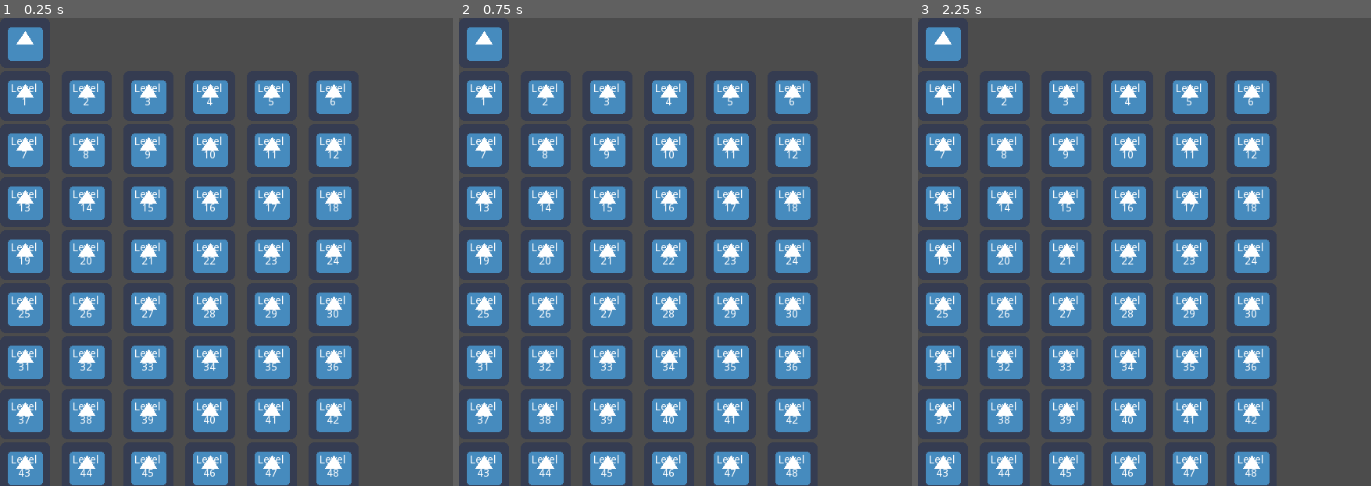
Above: before the commit, frames 1-3 (left to right).
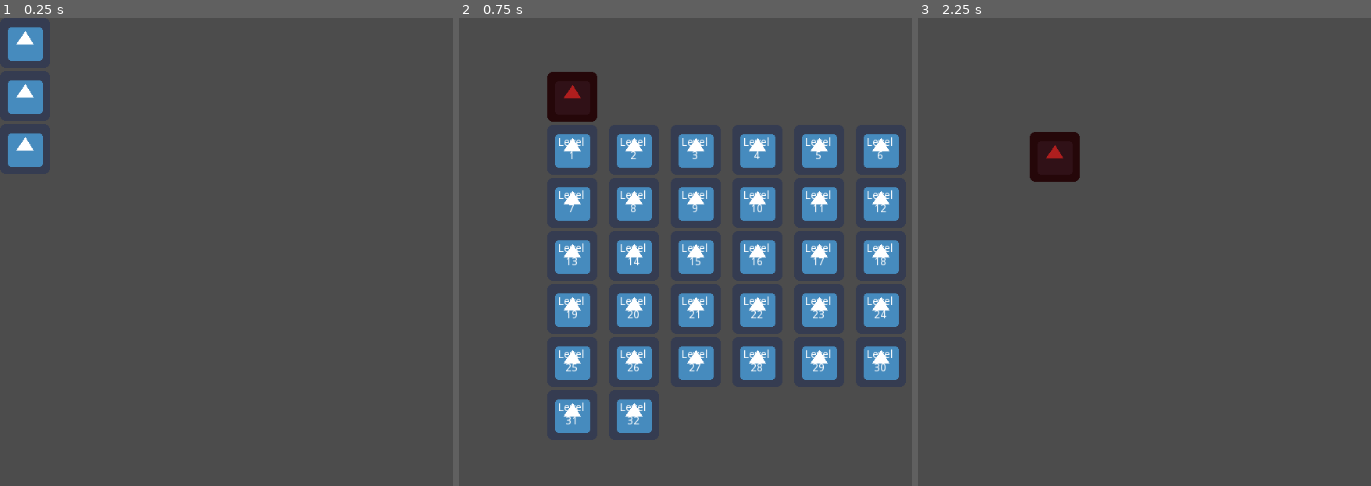
Above: after the commit, the same moments.

Repository: c0vvb0yy/jame-gam-18
Game: Godot game, scene res://src/menus/MainMenu.tscn
Two runs of this game, one before a commit and one after it. Both use one fixed random seed, a clock stepped at 60 frames per second and the inputs below. The project has no main scene, so this scene is started directly. The engine's default icon, where the game draws it, is replaced by a stand-in: a white triangle on a blue panel in a dark square.
Inputs (mouse positions are in pixels of both pictures, inside the frame that each line leads up to; where the layout moved, square brackets give the same spot in the first picture):
- Up to frame 1 (0.25 s): no input
- Up to frame 2 (0.75 s): click (486, 41) at 0.5 s
- Up to frame 3 (2.25 s): click (1185, 97) [1099, 41] at 1.25 s; click (945, 97) at 2.02 s

The runs differ from the first frame. In frame 1, 26% of the frame differs, in the area x 1-78%, y 13-100%; in frame 2, 40%, in the area x 1-98%, y 1-100%; in frame 3, 28%.

Commit message:
main menu arena selection works

Diff:
--- a/src/level/ArenaController.gd
+++ b/src/level/ArenaController.gd
@@ -33,5 +33,5 @@
 
 		# place player there
 		var spawn_pos = new_arena.player_spawn_point_global_coords()
-		player.global_position = spawn_pos
+		#player.global_position = spawn_pos
 		# idk create the starting state of the player
--- a/src/menus/ArenaSelectButton.gd
+++ b/src/menus/ArenaSelectButton.gd
@@ -11,6 +11,11 @@
 
 
 func _on_ArenaSelectButton_button_up() -> void:
-	print("a")
-	GameData.next_arena = arena
-	get_tree().call_deferred("change_scene", "res://src/level/ArenaController.gd")
+	# check if that arena exists
+	var file_path = str("res://src/level/arenas/arena", arena, ".tscn")
+	var file_to_check = File.new()
+	var file_exists = file_to_check.file_exists(file_path)
+	# if it exists, write the relevant data into GameData and load the arena controller
+	if file_exists:
+		GameData.next_arena = arena
+		get_tree().change_scene("res://src/level/ArenaController.tscn")
--- a/src/menus/MainMenu.gd
+++ b/src/menus/MainMenu.gd
@@ -1,19 +1,47 @@
 extends Control
 
+
+enum MenuStates{
+	MainMenu,
+	ArenaSelect,
+	Credits
+}
+
+var current_menu_state = MenuStates.MainMenu
+
 # arena view stuff
-onready var level_container = $LevelSelectionContainer
-const ARENA_COUNT = 60
+onready var arena_container = $LevelSelectionContainer
+const ARENA_COUNT = 32
 const MAX_BUTTONS_IN_ROW = 6
 const SEPARATION_X = 15
 var arena_select_button = preload("res://src/menus/ArenaSelectButton.tscn")
 
+# refs to other main menu ui
+onready var main_menu_buttons = $MainMenuButtons
+onready var arena_button = $MainMenuButtons/LevelSelectButton
+onready var quit_button = $MainMenuButtons/QuitButton
+onready var credits_container = $CreditsContainer
+
+
 func _ready() -> void:
 	create_level_items()
+	set_menu_state(MenuStates.MainMenu)
+
+
+func set_menu_state(value: int):
+	current_menu_state = value
+	var is_main_menu = current_menu_state == MenuStates.MainMenu
+	var is_arena_select = current_menu_state == MenuStates.ArenaSelect
+	var is_credits = current_menu_state == MenuStates.Credits
+
+	main_menu_buttons.visible = is_main_menu
+	arena_container.visible = is_arena_select
+	credits_container.visible = is_credits
 
 
 func create_level_items():
 	# remove all levels so far
-	for child in level_container.get_children():
+	for child in arena_container.get_children():
 		if child is HBoxContainer:
 			child.queue_free()
 
@@ -31,7 +59,7 @@
 		button_count_row += 1
 		# if the hbox is large enough or we've instanced enough buttons for all the levels, add it to the vbox
 		if button_count_row >= MAX_BUTTONS_IN_ROW || current_button_count == ARENA_COUNT - 1:
-			level_container.add_child(current_h_box)
+			arena_container.add_child(current_h_box)
 			current_h_box.add_constant_override("separation", SEPARATION_X)
 
 			button_count_row = 0
@@ -42,13 +70,18 @@
 
 
 func _on_LevelSelectButton_button_up() -> void:
-	# placeholder
-	get_tree().change_scene("res://src/Base.tscn")
+	# toggle visibility of level_container
+	set_menu_state(MenuStates.ArenaSelect)
 
-	# actual functionality:
-	# toggle visibility of level_container
-	pass
 
+
+func _on_BackButton_button_up() -> void:
+	# literally same (duplicated) back button for credits and level selection
+	set_menu_state(MenuStates.MainMenu)
+
+
+func _on_CreditsButton_button_up() -> void:
+	set_menu_state(MenuStates.Credits)
 
 func _on_QuitButton_button_up() -> void:
 	get_tree().quit()
--- a/src/menus/MainMenu.tscn
+++ b/src/menus/MainMenu.tscn
@@ -15,17 +15,26 @@
 margin_bottom = 64.0
 texture_normal = ExtResource( 2 )
 
-[node name="QuitButton" type="TextureButton" parent="MainMenuButtons"]
+[node name="CreditsButton" type="TextureButton" parent="MainMenuButtons"]
 margin_top = 68.0
 margin_right = 64.0
 margin_bottom = 132.0
 texture_normal = ExtResource( 2 )
 
+[node name="QuitButton" type="TextureButton" parent="MainMenuButtons"]
+margin_top = 136.0
+margin_right = 64.0
+margin_bottom = 200.0
+texture_normal = ExtResource( 2 )
+
 [node name="LevelSelectionContainer" type="VBoxContainer" parent="."]
+margin_left = 113.0
+margin_top = 69.0
 margin_right = 40.0
 margin_bottom = 40.0
 
 [node name="BackButton" type="TextureButton" parent="LevelSelectionContainer"]
+self_modulate = Color( 0.690196, 0.121569, 0.121569, 1 )
 margin_right = 64.0
 margin_bottom = 64.0
 texture_normal = ExtResource( 2 )
@@ -35,5 +44,20 @@
 margin_right = 64.0
 margin_bottom = 68.0
 
+[node name="CreditsContainer" type="VBoxContainer" parent="."]
+margin_left = 143.0
+margin_top = 146.0
+margin_right = 40.0
+margin_bottom = 40.0
+
+[node name="BackButton" type="TextureButton" parent="CreditsContainer"]
+self_modulate = Color( 0.690196, 0.121569, 0.121569, 1 )
+margin_right = 64.0
+margin_bottom = 64.0
+texture_normal = ExtResource( 2 )
+
 [connection signal="button_up" from="MainMenuButtons/LevelSelectButton" to="." method="_on_LevelSelectButton_button_up"]
+[connection signal="button_up" from="MainMenuButtons/CreditsButton" to="." method="_on_CreditsButton_button_up"]
 [connection signal="button_up" from="MainMenuButtons/QuitButton" to="." method="_on_QuitButton_button_up"]
+[connection signal="button_up" from="LevelSelectionContainer/BackButton" to="." method="_on_BackButton_button_up"]
+[connection signal="button_up" from="CreditsContainer/BackButton" to="." method="_on_BackButton_button_up"]
